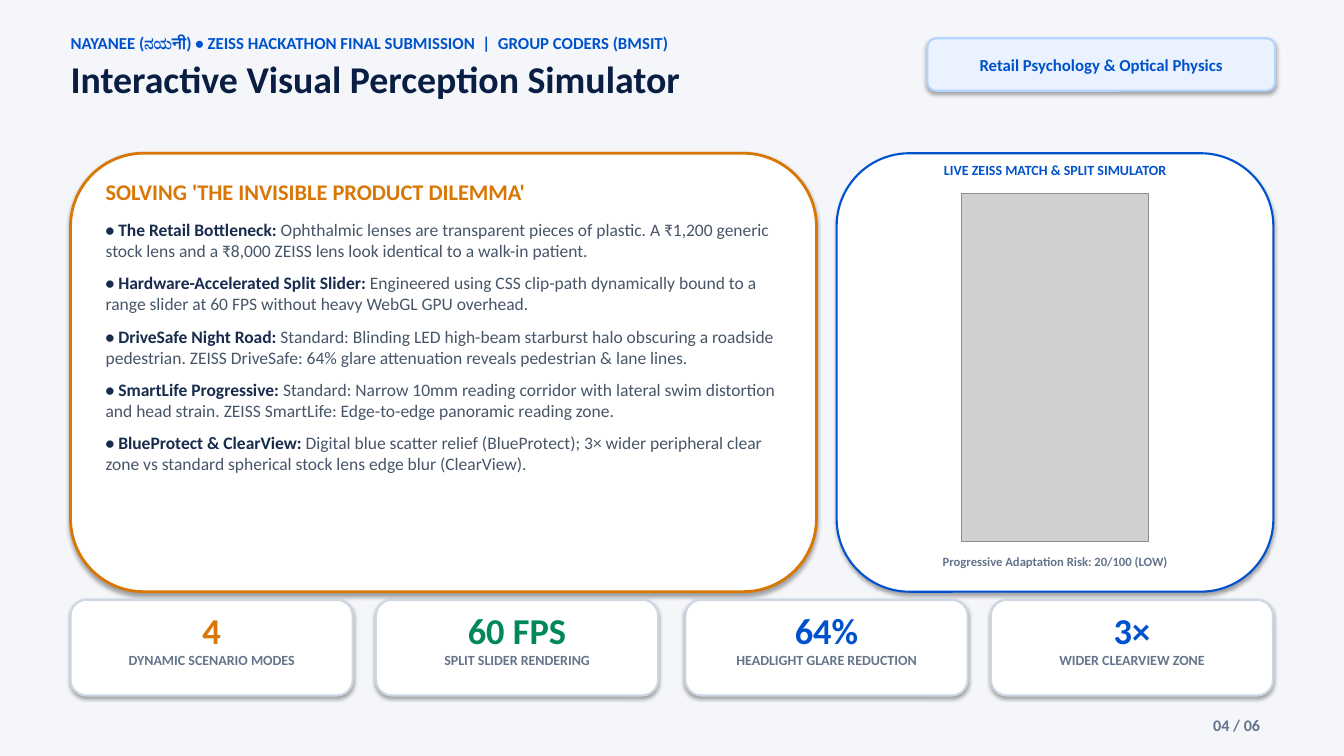
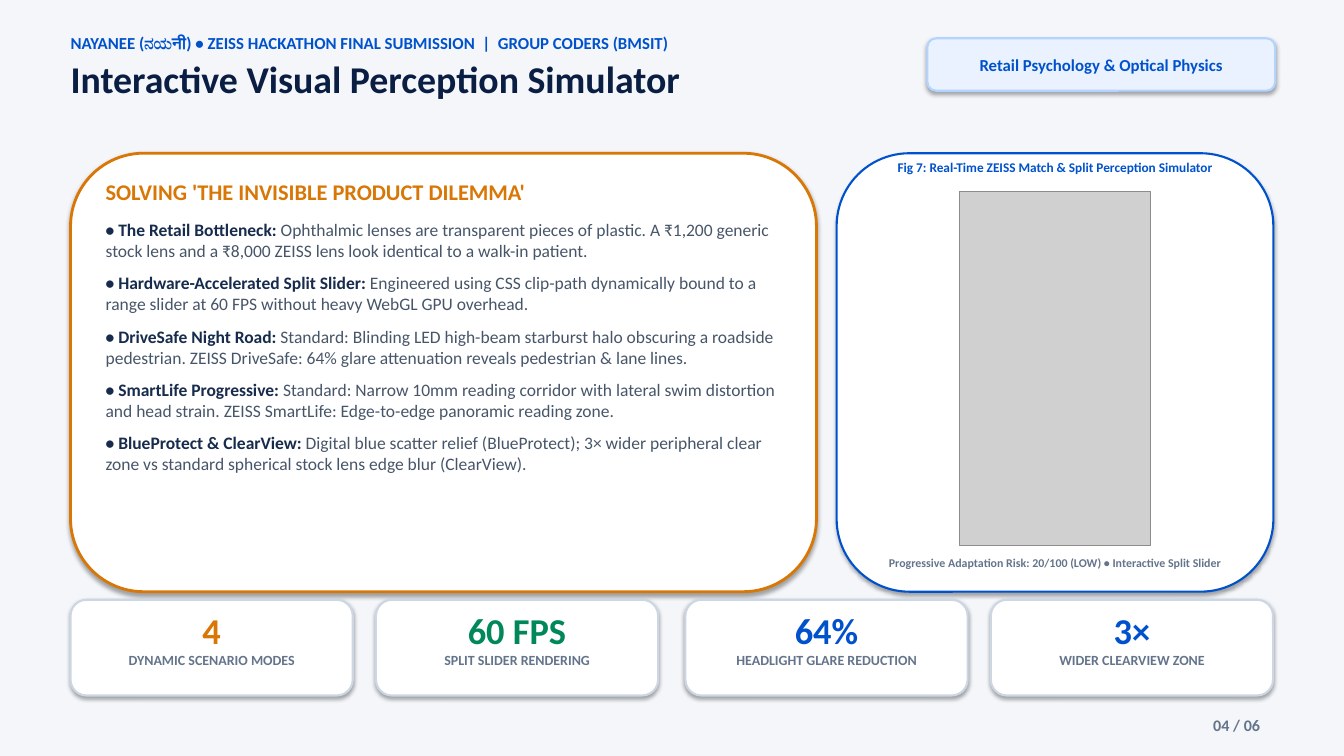
Before and after one commit to Satish8460/Nayanee, a slide deck: slide 4 of docs/Nayanee_Final_Presentation_Coders_6_Slides.pptx. Drawn at 1344x756 pixels with LibreOffice and Linux fonts; fonts in the diff are those of the drawing; grey boxes stand for pictures. Boxes give left, top, right and bottom in pixels: in the first picture for what was removed or moved away, otherwise in the second. Text is boxed around its words. In the diff, an @@ line names an element or a change of style, - is before the commit and + after.

Commit message:
feat(presentation): layout optimization with prominent figures Fig 1-8 and complete technical terminology

```diff
--- a/docs/Nayanee_Final_Presentation_Coders_6_Slides.pptx
+++ b/docs/Nayanee_Final_Presentation_Coders_6_Slides.pptx
@@ text at (898, 162, 1212, 175): text changed; size 10 to 9.5 pt @@
-LIVE ZEISS MATCH & SPLIT SIMULATOR
+Fig 7: Real-Time ZEISS Match & Split Perception Simulator
@@ picture: place and size @@
-picture at (961, 194, 1148, 541)
+picture at (960, 192, 1151, 545)
@@ text at (889, 558, 1221, 569): text changed; size 9 to 8.5 pt @@
-Progressive Adaptation Risk: 20/100 (LOW)
+Progressive Adaptation Risk: 20/100 (LOW) • Interactive Split Slider
```
Also in this commit, not shown: 4 other slides changed, 4 other files.
